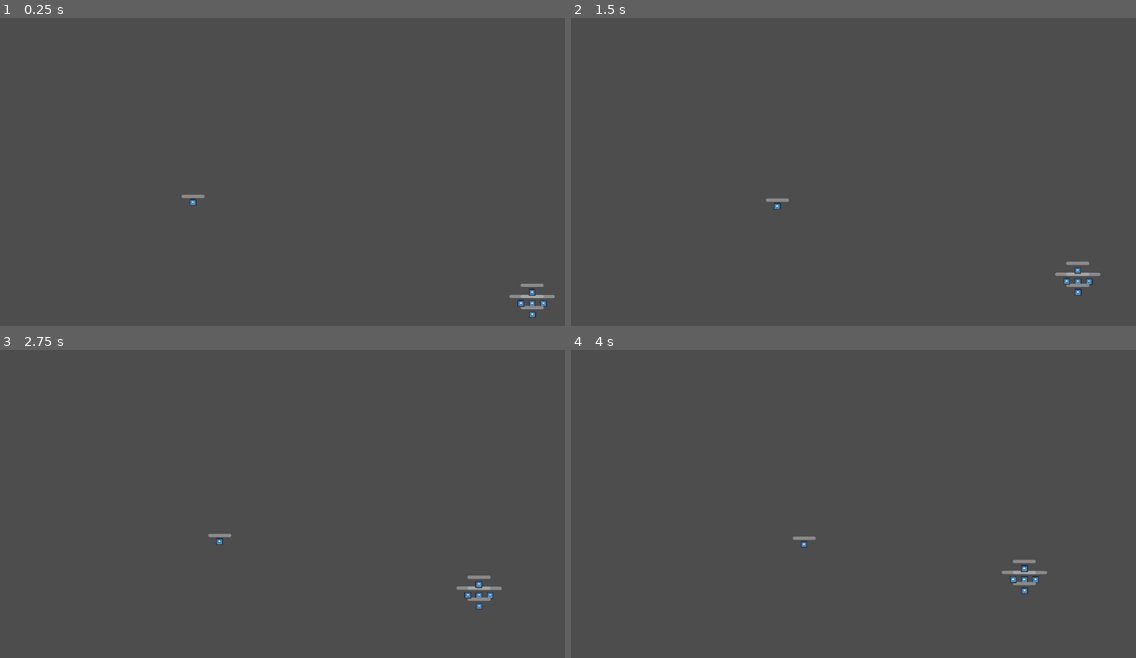
Above: before the commit, frames 1-4 (two rows, left to right).
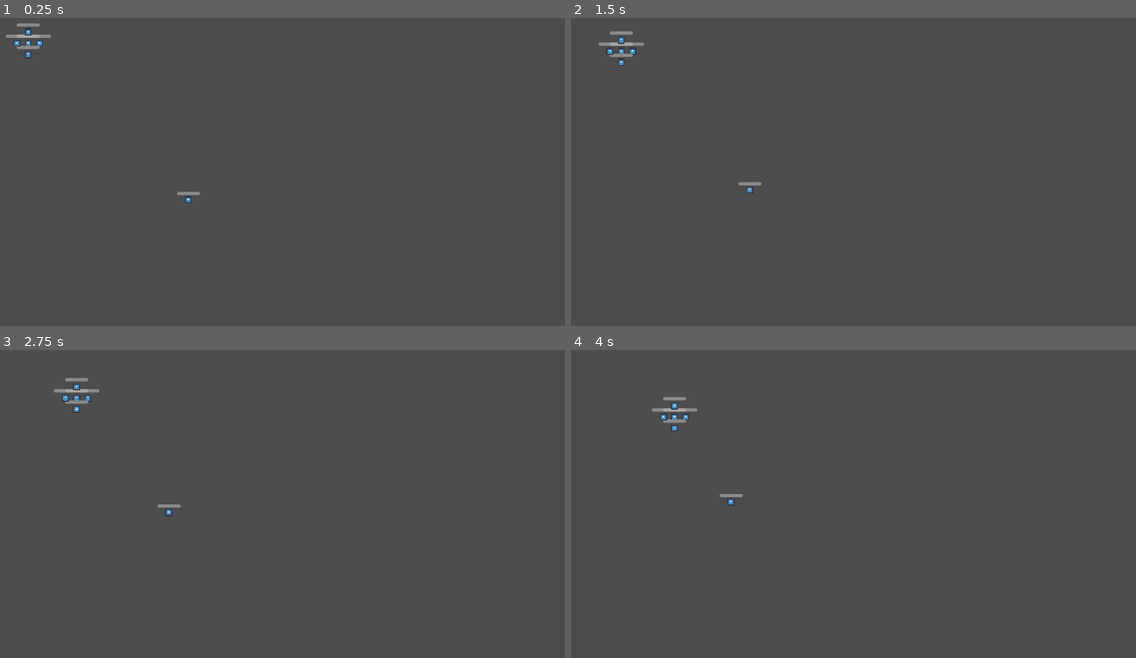
Above: after the commit, the same moments.

Repository: lm98/team-survival
Game: Godot game, scene res://scenes/game.tscn
The game is run twice, just before and just after one commit, with the same random seed, the same clock (stepped at 60 frames per second) and the same inputs. The engine's default icon, where the game draws it, is replaced by a stand-in: a white triangle on a blue panel in a dark square.
Inputs (mouse positions are in pixels of both pictures, inside the frame that each line leads up to):
- Up to frame 1 (0.25 s): no input
- Up to frame 2 (1.5 s): move the mouse to (960, 128) at 0.52 s; click (960, 128) at 0.6 s; move the mouse to (689, 165) at 1.27 s; click (689, 165) at 1.35 s
- Up to frame 3 (2.75 s): move the mouse to (310, 402) at 2.02 s; click (310, 402) at 2.1 s
- Up to frame 4 (4 s): move the mouse to (785, 550) at 2.77 s; click (785, 550) at 2.85 s; move the mouse to (1011, 534) at 3.52 s; click (1011, 534) at 3.6 s

The runs differ from the first frame. In frame 1, 0.6% of the frame differs, in the area x 0-99%, y 1-98%; in frame 2, 0.6%; in frame 3, 0.7%, in the area x 9-89%, y 9-84%; in frame 4, 0.7%.

Commit message:
fix: prevent team to move towards (0,0) at the start of the game

Diff:
--- a/scenes/game.tscn
+++ b/scenes/game.tscn
@@ -6,7 +6,7 @@
 [node name="Game" type="Node2D"]
 
 [node name="PlayerTeam" parent="." instance=ExtResource("1_n5eul")]
-position = Vector2(551, 306)
+position = Vector2(89, 67)
 
 [node name="Enemy" parent="." instance=ExtResource("2_60l1a")]
 position = Vector2(472, 421)
--- a/scripts/team_member.gd
+++ b/scripts/team_member.gd
@@ -2,8 +2,8 @@
 
 signal member_died(member)
 @export var speed: int = 50
-var click_position: Vector2 = global_position
-var target_position: Vector2 = global_position
+@onready var click_position: Vector2 = global_position
+@onready var target_position: Vector2 = global_position
 @onready var health_component = $HealthComponent
 
 func _physics_process(_delta):
